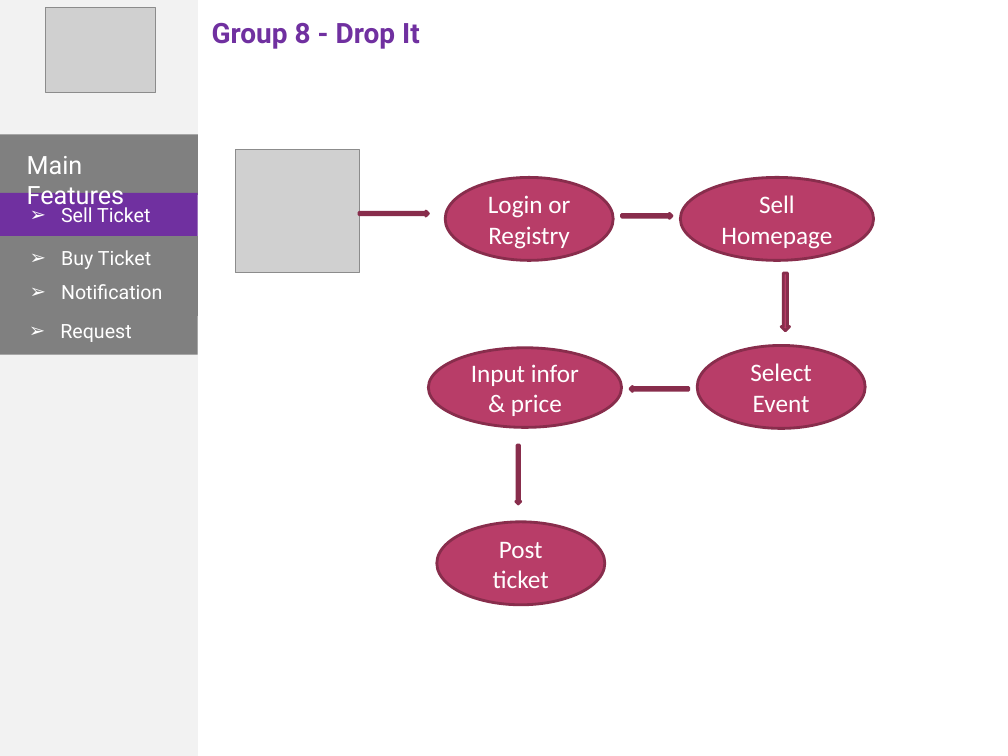
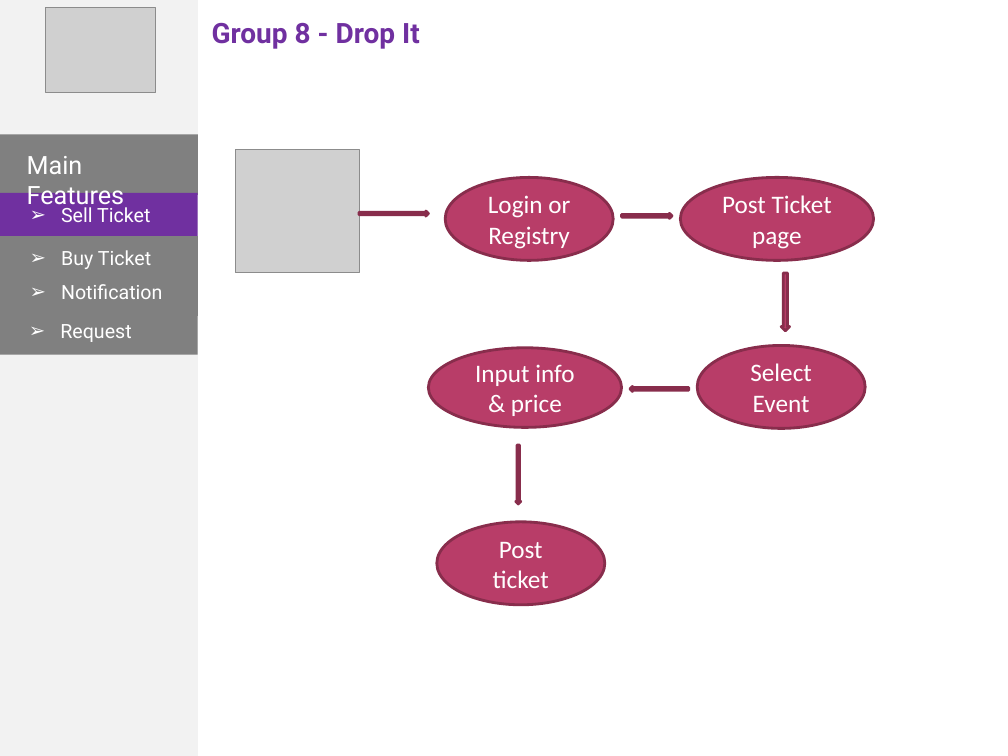
Before and after one commit to phonglk/fptu_capstone, a slide deck: slide 11 of Document/Present.pptx. Drawn at 1008x756 pixels with LibreOffice and Linux fonts; fonts in the diff are those of the drawing; grey boxes stand for pictures. Boxes give left, top, right and bottom in pixels: in the first picture for what was removed or moved away, otherwise in the second. Text is boxed around its words. In the diff, an @@ line names an element or a change of style, - is before the commit and + after.

```diff
--- a/Document/Present.pptx
+++ b/Document/Present.pptx
@@ text in ellipse at [722, 195, 832, 249]: text changed @@
-Sell Homepage
+Post Ticket page
@@ text in ellipse at [475, 364, 574, 416]: text changed @@
-Input infor & price
+Input info & price
```
Also in this commit, not shown: 1 other slide changed.
